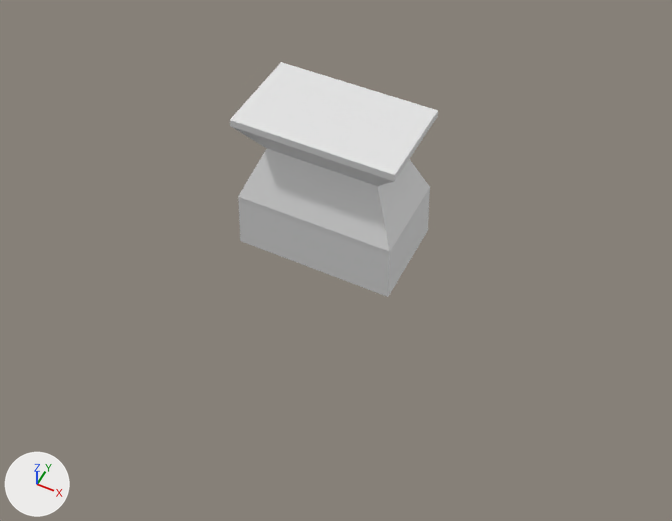
The FBX model Assets/FORGE/Forge.fbx as it was, and as the next commit left it.
Camera for both pictures: a 50 mm camera at (5.02, -9.98, 9.46) aimed at (0.54, -1.03, -1.72). The lights are fixed; the arrows at lower left show +X, +Y and +Z. The older version comes first. Where no turn or scale is listed for an object, it has been applied to the vertices.

Before the edit, the objects in view are built like this:
```python
me_cuboid = bpy.data.meshes.new('cuboid')
me_cuboid.from_pydata(...)  # 24 vertices, 22 faces; spans x -1.41..1.41, y -0.84..0.84, z -2.38..0.31
# before: 0 (1.38, -0.81, 0.31) at pixel (394, 175), 1 (1.38, 0.81, 0.31) at pixel (438, 110), 4 (-1.38, -0.81, 0.31) at pixel (229, 119), 5 (-1.38, 0.81, 0.31) at pixel (281, 62)
# before: 20 (1.41, -0.84, -2.38) at pixel (388, 296), 21 (-1.41, -0.84, -2.38) at pixel (240, 241), 22 (1.41, 0.84, -2.38) at pixel (427, 230), 23 (-1.41, 0.84, -2.38)
ob_cuboid = bpy.data.objects.new('cuboid', me_cuboid)
ob_cuboid.location = (0.0, 0.0, 0.0)
```
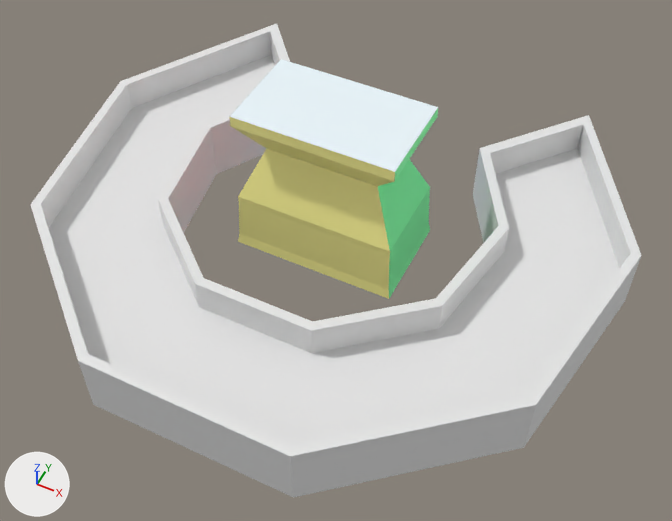
What changed in the scene script:
```text
Add img_image:
    img_image = load_image('Image', '_unpacked/Image', 4096, 4096, 'sRGB')
Add mat_forge:
    mat_forge = principled_material('forge')
    mat_forge.texture = img_image  # with its transparency
Change me_cuboid:
    used by ob_cuboid; location = (0.0, 0.0, 0.0)
    verts and faces of me_cuboid; kept vertices keep their numbers, new ones are numbered from 24
    remove me_cuboid.from_pydata(...)  # 24 vertices, 22 faces; spans x -1.41..1.41, y -0.84..0.84, z -2.38..0.31
    add me_cuboid.from_pydata(...)  # 28 vertices, 26 faces; spans x -1.44..1.44, y -0.88..0.87, z -2.38..0.38
    me_cuboid part 1
    add verts[0] = (1.38, -0.81, 0.38)  # moved, pixel (395, 172)
    add verts[4] = (-1.38, -0.81, 0.38)  # moved, pixel (229, 116)
    add verts[1] = (1.38, 0.81, 0.37)  # moved, pixel (438, 107)
    add verts[5] = (-1.38, 0.81, 0.37)  # moved, pixel (281, 59)
    me_cuboid part 2
    add delete_faces([(20, 21, 23, 22)])
    add for i in [*range(20, 24)]: verts[i] += (0.0, 0.0, 0.19)
    add verts[24] = (1.44, -0.88, -2.38)  # pixel (389, 298)
    add verts[25] = (-1.44, -0.88, -2.38)  # pixel (237, 241)
    add verts[26] = (1.44, 0.87, -2.38)  # pixel (430, 230)
    add verts[27] = (-1.44, 0.87, -2.38)
    add faces += [(24, 25, 27, 26), (20, 24, 26, 22), (20, 21, 25, 24), (21, 23, 27, 25), (22, 26, 27, 23)]
    me_cuboid part 3: 21 faces spanning x -1.41..1.41, y -0.84..0.84, z -2.19..0.38 switch from no material to mat_forge (picture img_image)
Add me_cylinder:
    me_cylinder.from_pydata(...)  # 80 vertices, 71 faces; spans x -4.91..4.91, y -4.69..3.82, z 0.0..1.13
Add me_cylinder_selection:
    me_cylinder_selection.from_pydata([(1.97, 2.06, 0.56), (2.87, 0.51, 0.56), (4.75, 0.84, 0.56), (3.2, 3.52, 0.56), (2.52, -1.46, 0.56), (4.17, -2.41, 0.56), (1.0, -2.74, 0.56), (1.65, -4.53, 0.56), (-1.0, -2.74, 0.56), (-1.65, -4.53, 0.56), (-2.52, -1.46, 0.56), (-4.17, -2.41, 0.56), (-2.87, 0.51, 0.56), (-4.75, 0.84, 0.56), (-1.97, 2.06, 0.56), (-3.2, 3.52, 0.56)], [], [(12, 14, 15, 13), (10, 12, 13, 11), (8, 10, 11, 9), (6, 8, 9, 7), (4, 6, 7, 5), (1, 4, 5, 2), (0, 1, 2, 3)])
Add ob_cylinder:
    ob_cylinder = bpy.data.objects.new('cylinder', me_cylinder)
    ob_cylinder.location = (0.0, 0.0, -2.44)
Add ob_cylinder_selection:
    ob_cylinder_selection = bpy.data.objects.new('cylinder_selection', me_cylinder_selection)
    ob_cylinder_selection.location = (0.0, 0.0, -2.44)
```

What differs and where, as boxes (x1, y1, x2, y2) in the pictures (672 x 521 px; the box of a moved part takes in the faces that stretch with it):
'cylinder_selection', added: after (49, 55, 619, 445)
'cylinder', added: after (30, 23, 642, 498)
'cuboid', reshaped: before (230, 62, 438, 297); after (229, 59, 438, 299)
part 1 of me_cuboid, moved or reshaped: before (230, 62, 438, 181); after (229, 59, 438, 181)
part 2 of me_cuboid, built on: before (239, 193, 430, 297); after (238, 193, 430, 299)
part 3 of me_cuboid, recoloured (white to yellow): before (230, 62, 438, 297); after (229, 59, 438, 290)
